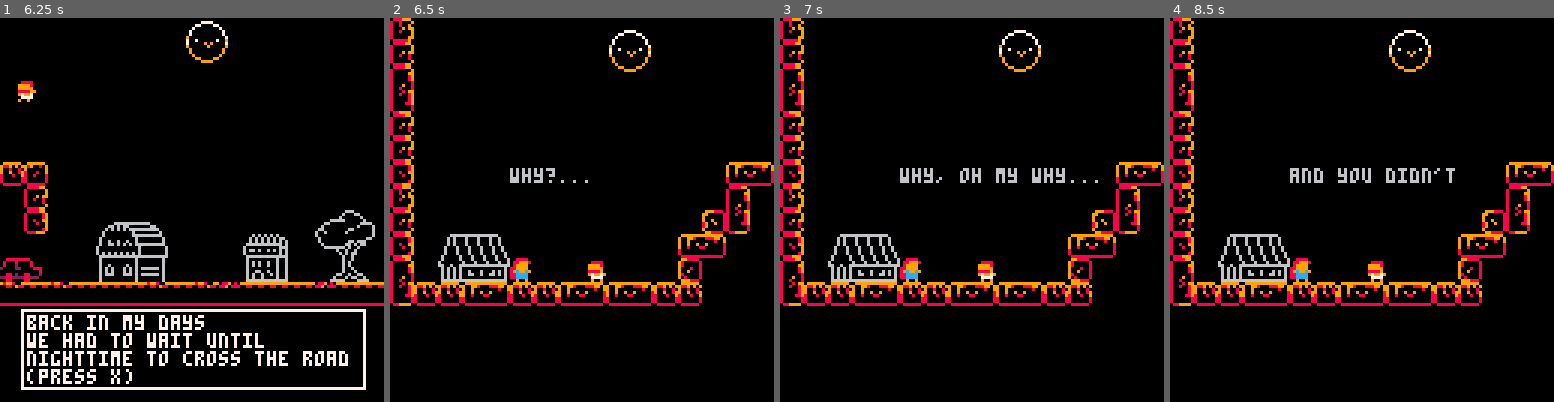
Above: before the commit, frames 1-4 (left to right).
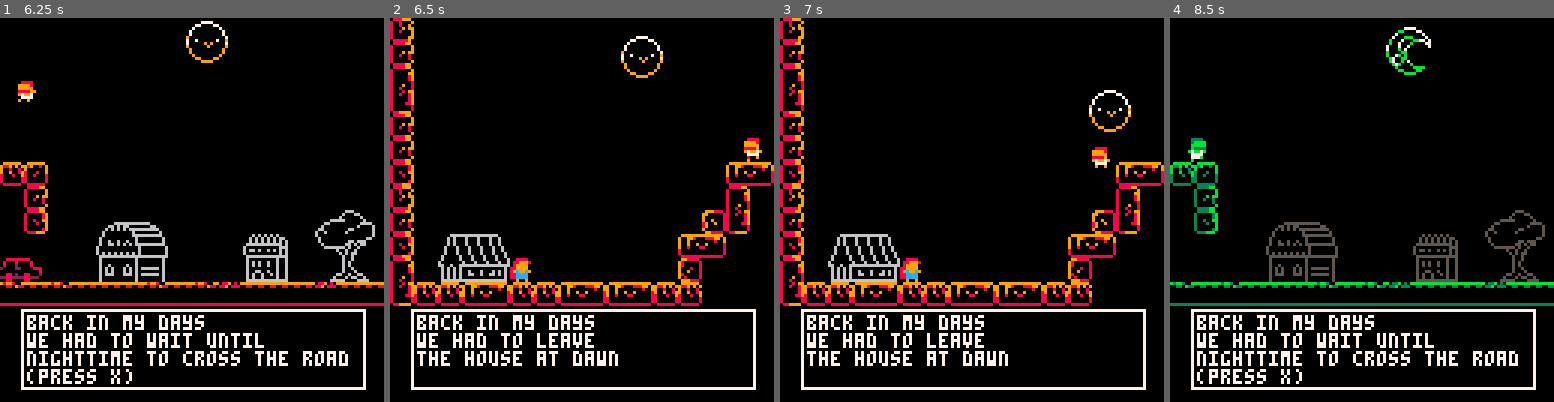
Above: after the commit, the same moments.

Repository: NataliaPrzemylska/milk1-way
Game: PICO-8 cartridge milkjourney.p8
Same seed, same stepped clock (60 frames per second), same inputs: the game is played once before the commit and once after it.
Inputs:
- Up to frame 1 (6.25 s): tap X (X key) at 0.33, 0.7, 1.43, 2.58, 3.1, 3.62, 4.13, 4.65, 5.17, 5.68, 6.2 s; tap O (Z key) at 1.07, 1.8, 2.43, 3.07, 3.7, 4.33, 4.97, 5.6, 6.23 s; hold Right 2.33-3.33 s; hold Right 3.38-4.22 s; hold Up 4.27-4.67 s; hold Right 4.72-5.72 s; hold Down 5.77-6.1 s; hold Left from 6.15 s (still down)
- Up to frame 2 (6.5 s): keep holding Left
- Up to frame 3 (7 s): tap X (X key) at 6.72 s; tap O (Z key) at 6.87 s; release Left at 6.98 s
- Up to frame 4 (8.5 s): hold Right 7.03-8.03 s; tap X (X key) at 7.23, 7.75, 8.27 s; tap O (Z key) at 7.5, 8.13 s; hold Right from 8.08 s (still down)

Frame 1 is identical in both runs. In frame 2, 5.2% of the frame differs, in the area x 5-97%, y 3-97%; in frame 3, 5.7%; in frame 4, 17%, in the area x 0-100%, y 0-97%.

Commit message:
Update levels.lua

Diff:
--- a/levels.lua
+++ b/levels.lua
@@ -53,7 +53,7 @@
         music(-1)
     end
     local old_level_info = levels[level_index]
-    if (right==false) and (old_level_info.left_lvl==1) then
+    if (right==false) and (old_level_info.left_lvl==1) and has_milk then
         state = STATE_DIALOGUE_END
         return
     end
